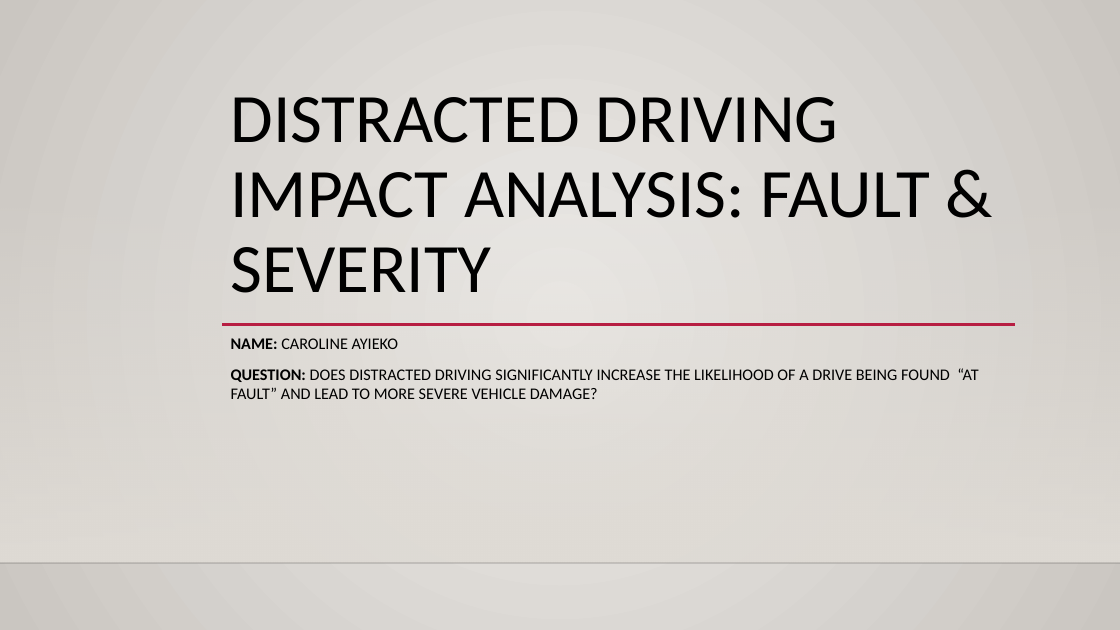
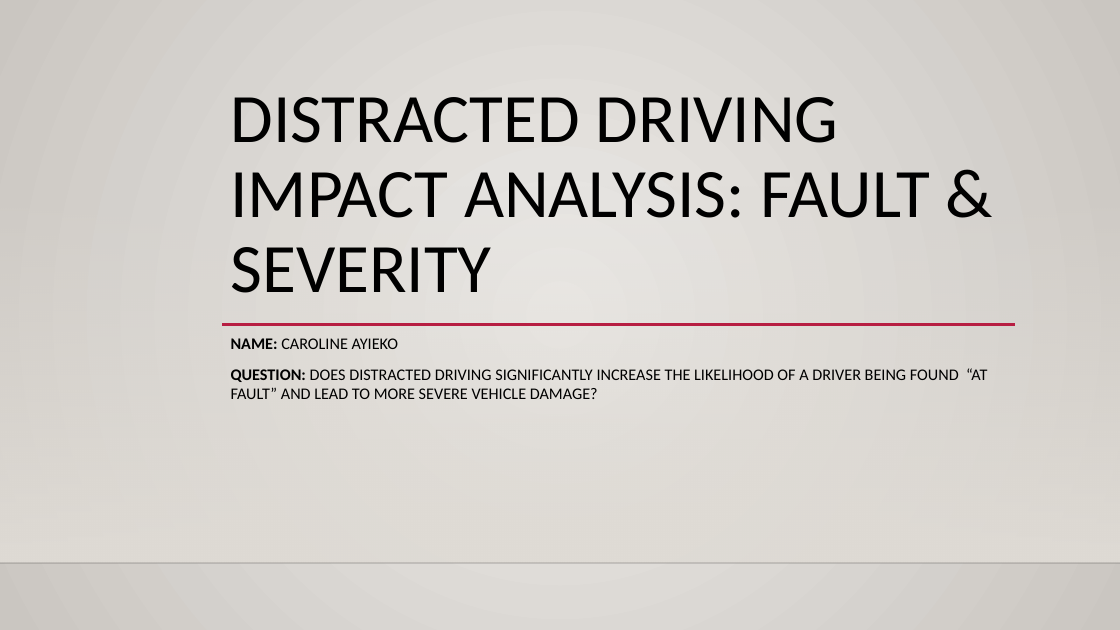
Before and after one commit to carolineayieko/project-chooseyourownhypothesis, a slide deck: slide 1 of Caroline_project_CYOH_presentation.pptx. Drawn at 1120x630 pixels with LibreOffice and Linux fonts; fonts in the diff are those of the drawing; background and template pictures are left out. Boxes give left, top, right and bottom in pixels: in the first picture for what was removed or moved away, otherwise in the second. Text is boxed around its words. In the diff, an @@ line names an element or a change of style, - is before the commit and + after.

```diff
--- a/Caroline_project_CYOH_presentation.pptx
+++ b/Caroline_project_CYOH_presentation.pptx
@@ subtitle at box(231, 368, 987, 399): text changed @@
-QUESTION: DOES DISTRACTED DRIVING SIGNIFICANTLY INCREASE THE LIKELIHOOD OF A DRIVE BEING FOUND “AT FAULT” AND LEAD TO MORE SEVERE VEHICLE DAMAGE?
+QUESTION: DOES DISTRACTED DRIVING SIGNIFICANTLY INCREASE THE LIKELIHOOD OF A DRIVER BEING FOUND “AT FAULT” AND LEAD TO MORE SEVERE VEHICLE DAMAGE?
```
Also in this commit, not shown: 1 other slide changed.
